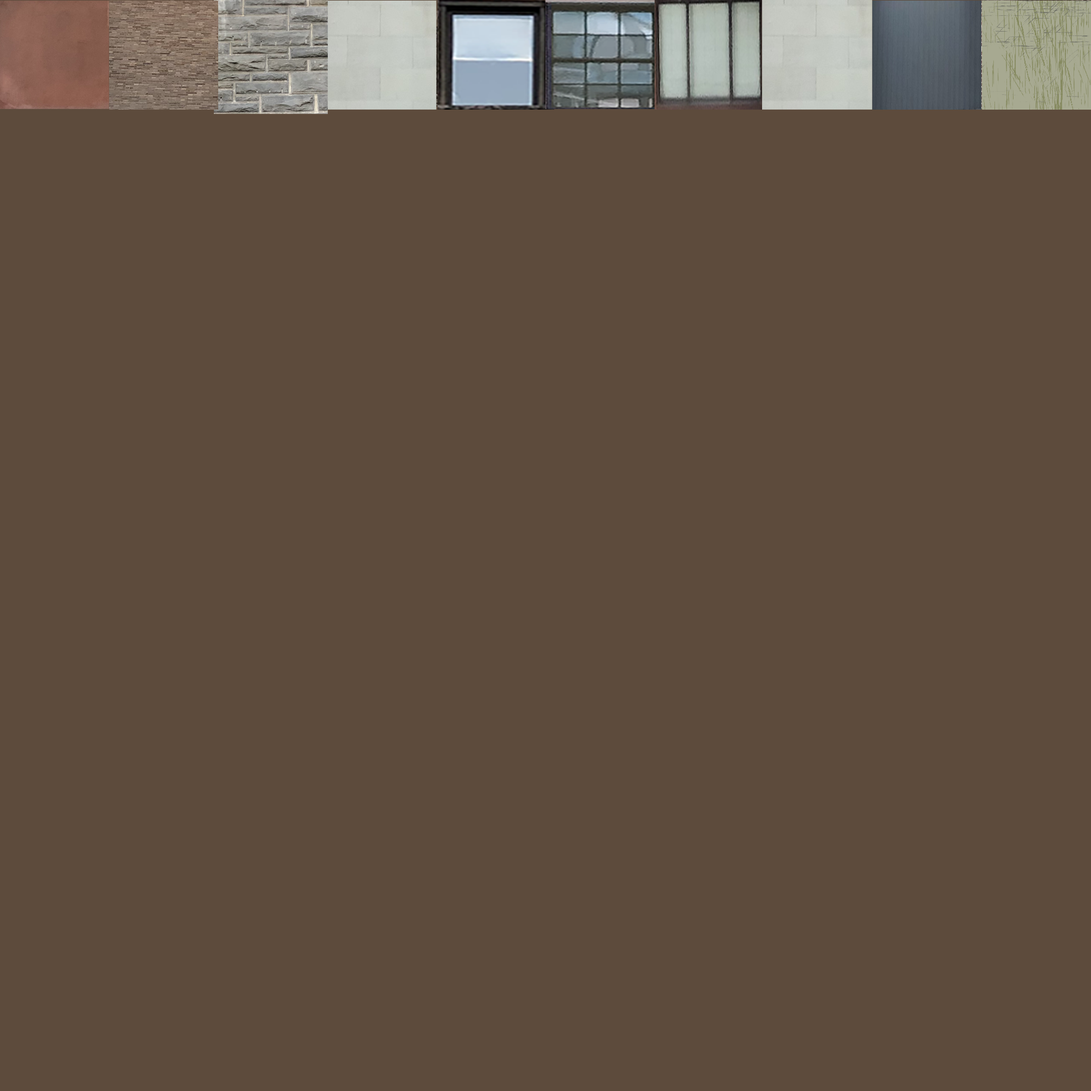
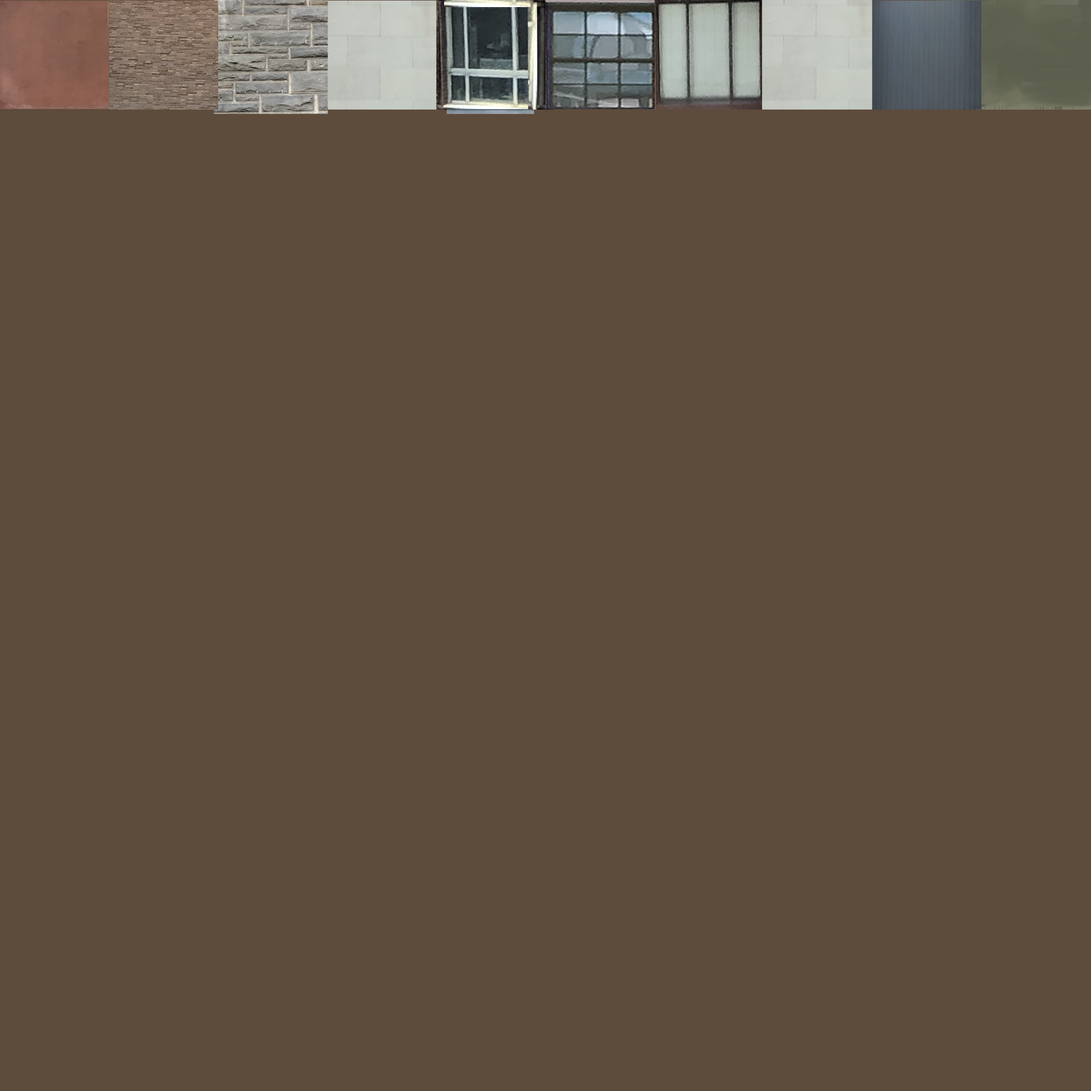
Comparing the layer stacks of the two 1091px x 1091px images. Changes:
added layer "Layer 23" in group "Group 1" over [444, 0, 533, 8]
added layer "Layer 22" in group "Group 1" over [527, 2, 538, 110]
added layer "Layer 21" in group "Group 1" over [438, 0, 538, 110]
added layer "Layer 20" in group "Group 1" over [446, 9, 535, 115]
painted on "Layer 18" over [455, 16, 534, 110]
painted on "Layer 5" over [934, 0, 1091, 110]
